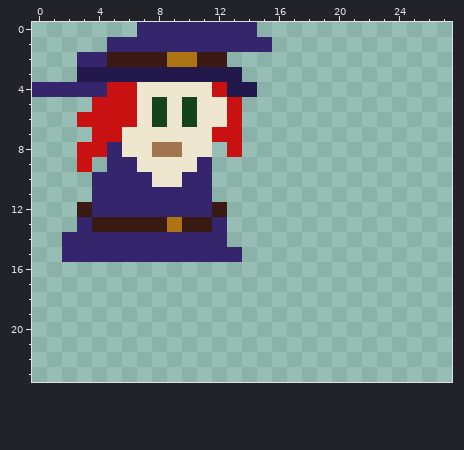
A sprite sheet gets an edit: src/data/image/10-hero.png. The picture above is the old version.
The file is 256x256 pixels. Shown: x 0..27, y 0..23.
The same view after the edit:
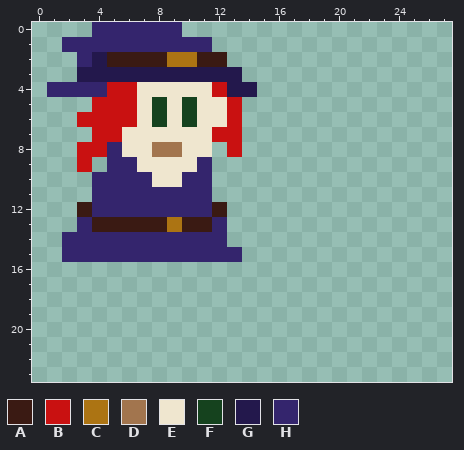
Palette (. is transparent): A #3a1a13  B #c91111  C #ac7413  D #a2754e  E #efe6cf  F #15421e  G #23184c  H #34256d
Commit message: most basic hero sprite
Diff:
Changed rows in their new state; - is an unchanged pixel.
first column x 0:
 0 ----HHH---.....-
 1 --HHH-------....
 2 ----G-----------
 4 .---------------
Pixel boxes of the changes (left, top, right, bottom) in both pictures:
changed: (32, 22, 272, 97)
